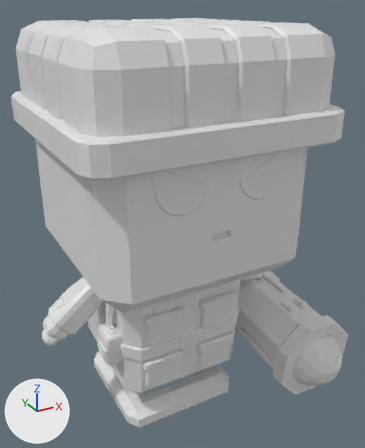
Before and after pictures for a commit that changed the FBX model Assets/StevenLiu/Player/Mesh/soldior.fbx.
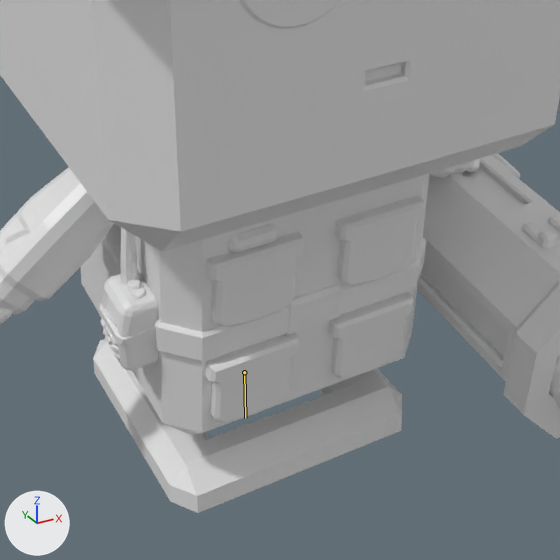
Old and new are each drawn whole from a 50 mm camera at (-0.99, -2.07, 1.99) aimed at (0.15, 0.01, 0.96) and again close up on the part from 15% to 81% of the width and 45% to 100% of the height. The lights are fixed; the arrows at lower left show +X, +Y and +Z. Both versions are drawn at frame 19 of the action 'soldior|walk_front'; the numbers are the values there. The bones that change are drawn over the model as lines in the close-ups.

In view in the first close-up: '身體'.
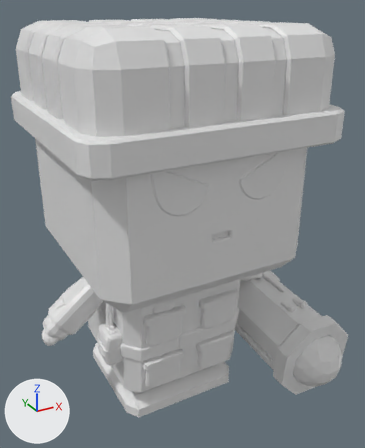
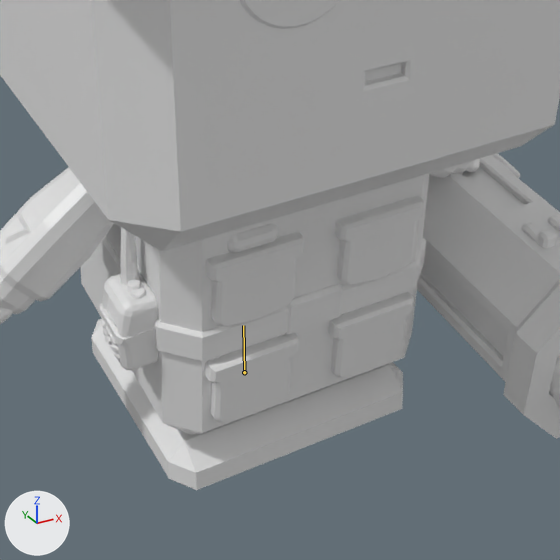
Location of each change, (x1, y1, x2, y2) in pixels of the close-ups (560 x 560 px):
'身體', posed: before (0, 0, 560, 513); after (0, 0, 560, 490)
bone 'buttom', root to tip: before (244, 372) to (245, 418); after (244, 372) to (243, 325)

What the commit changed:
Bone 'buttom' (bone_buttom) turns from (180, 0, 0) to (0, 0, 0) degrees about its own x, y and z.
